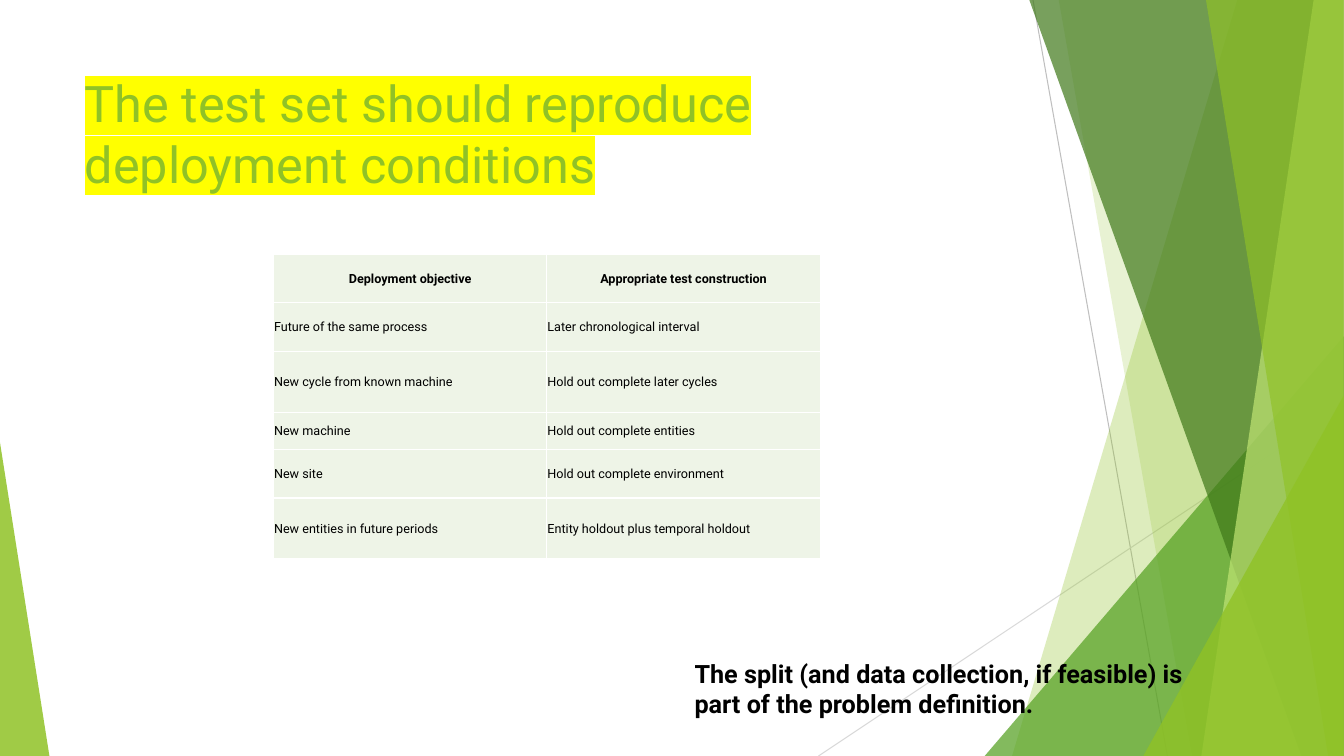
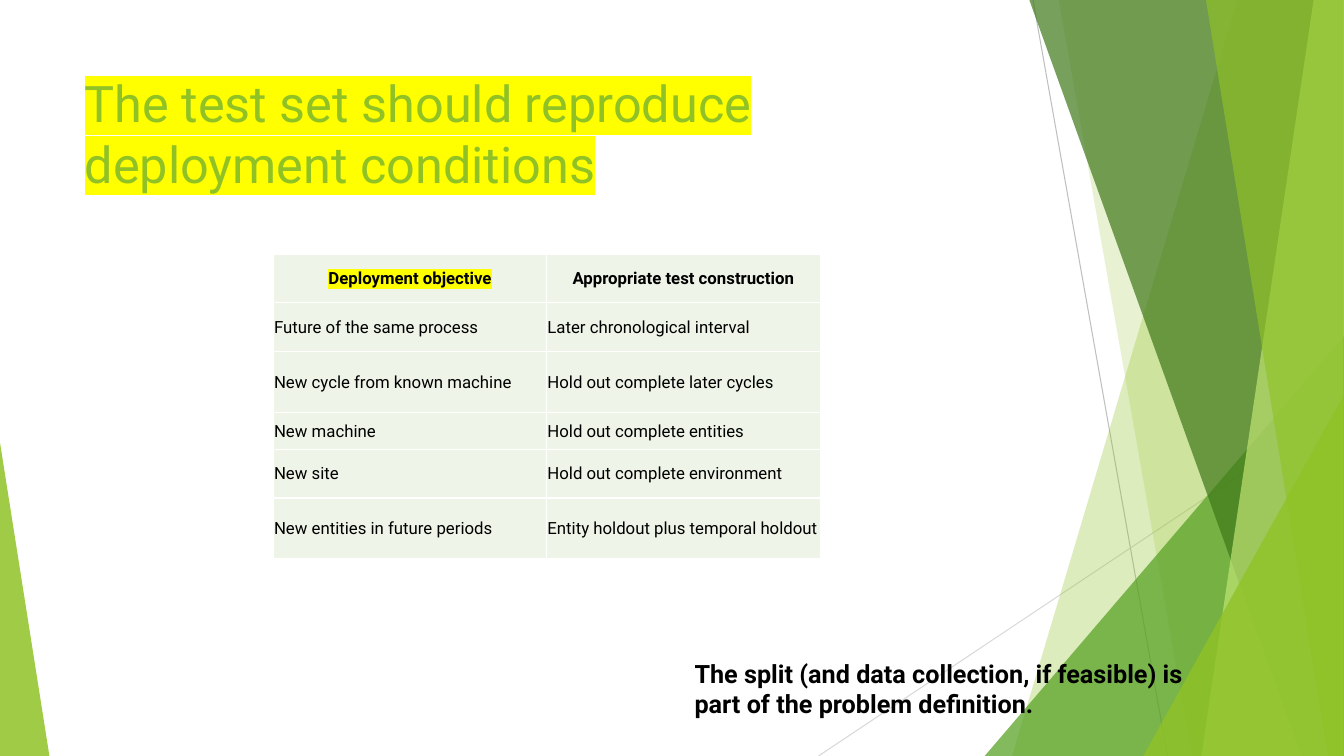
Before and after one commit to FranzGH/timeseries, a slide deck: slide 13 of Slides/02 Training, Validation, Test and Data Leakage.pptx. Drawn at 1344x756 pixels with LibreOffice and Linux fonts; fonts in the diff are those of the drawing. Boxes give left, top, right and bottom in pixels: in the first picture for what was removed or moved away, otherwise in the second. Text is boxed around its words. In the diff, an @@ line names an element or a change of style, - is before the commit and + after.

```diff
--- a/Slides/02 Training, Validation, Test and Data Leakage.pptx
+++ b/Slides/02 Training, Validation, Test and Data Leakage.pptx
@@ table at (273, 254, 820, 560) @@
@@ size 9 to 12 pt @@
@@ highlight none to #FFFF00 in "Deployment objective" @@
```
Also in this commit, not shown: 5 other slides changed, 1 other file.
